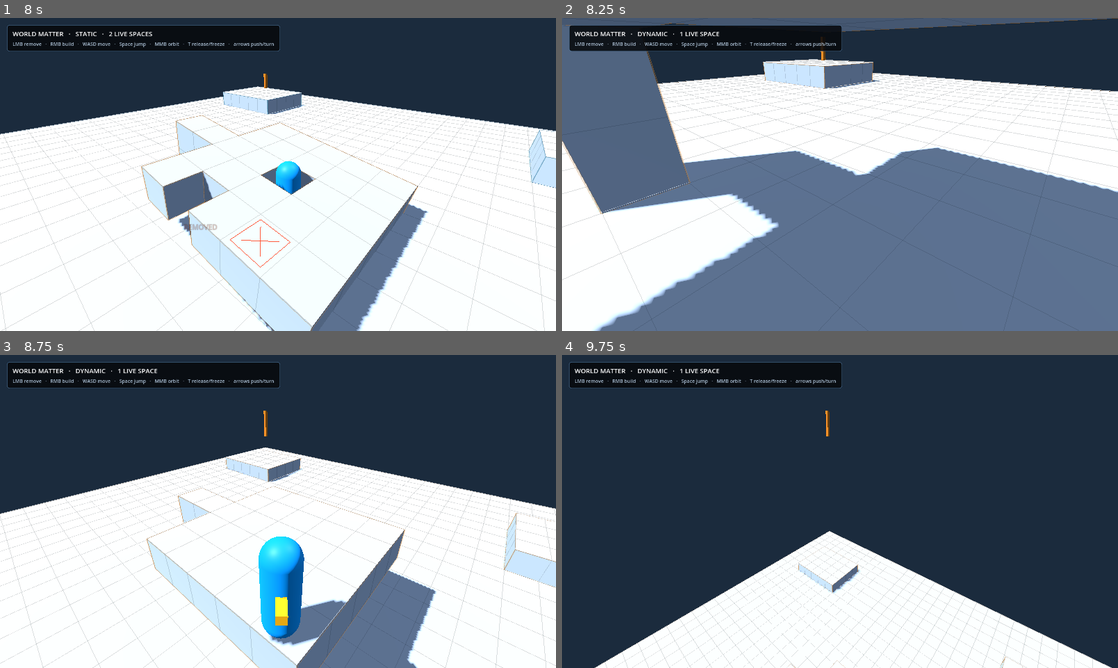
Above: before the commit, frames 1-4 (two rows, left to right).
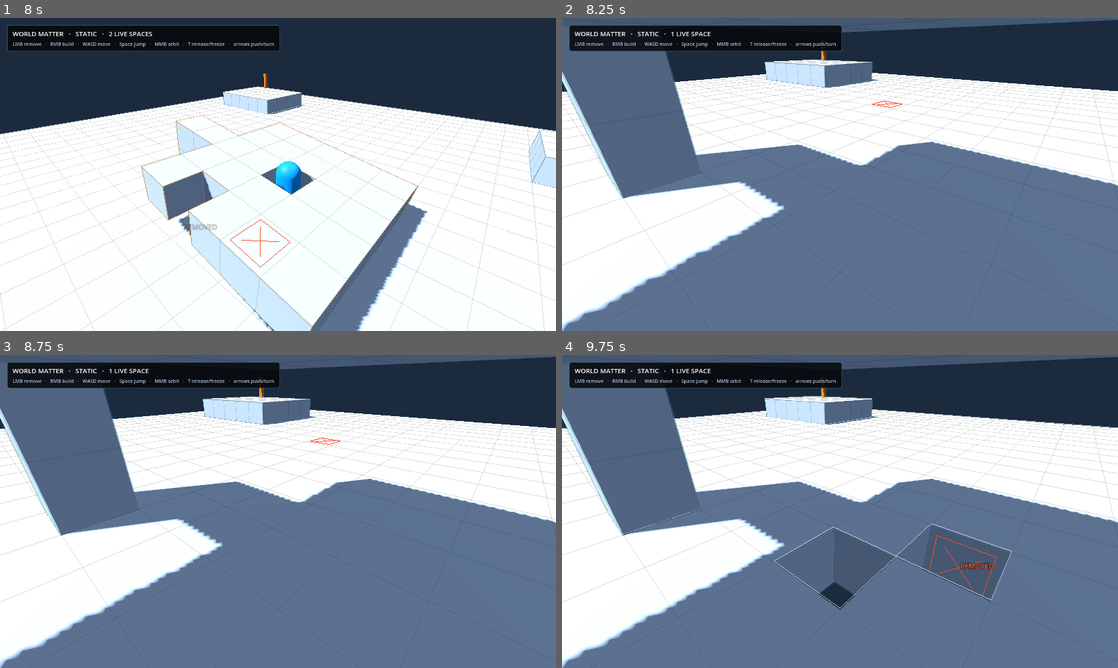
Above: after the commit, the same moments.

Repository: Jozzpoly/FrameMatter-Lab
Game: Godot game, scene res://p1/recovery_main.tscn
The game is run twice, just before and just after one commit, with the same random seed, the same clock (stepped at 60 frames per second) and the same inputs.
Inputs (mouse positions are in pixels of both pictures, inside the frame that each line leads up to):
- Up to frame 1 (8 s): tap Enter at 0.5 s; move the mouse to (400, 158) at 0.52 s; press the mouse at (400, 158) at 0.53 s; hold D (p1_move_right) 0.53-1.25 s; tap Space (p1_jump) at 0.77, 3.77, 6.77 s; release the mouse at (400, 158) at 1.25 s; drag from (166, 190) to (250, 237) at 1.27 s; tap R (p1_reset) at 2, 4.25 s; move the mouse to (333, 105) at 2.02 s; hold D (p1_move_right) 2.03-2.75 s; hold K (p1_recover) 2.03-2.75 s; tap Home (p1_camera_reset) at 2.75, 6.5 s; drag from (250, 237) to (111, 127) at 2.77 s; move the mouse to (444, 221) at 3.52 s; hold A (p1_move_left) 3.53-4.25 s; tap F at 3.6 s; drag from (111, 127) to (194, 96) at 4.27 s; move the mouse to (305, 174) at 5.02 s; hold S (p1_move_back) 5.03-5.75 s; tap C at 5.1 s; click (305, 174) at 5.17 s; drag from (194, 96) to (166, 190) at 5.77 s; move the mouse to (400, 158) at 6.52 s; hold W (p1_move_forward) 6.53-7.25 s; hold E (p1_edit_toggle) 6.53-7.25 s; drag from (166, 190) to (250, 237) at 7.27 s
- Up to frame 2 (8.25 s): tap R (p1_reset) at 8 s; move the mouse to (895, 105) at 8.02 s; hold S (p1_move_back) from 8.03 s (still down); hold T (p1_space_toggle) from 8.03 s (still down)
- Up to frame 3 (8.75 s): keep holding S (p1_move_back); keep holding T (p1_space_toggle)
- Up to frame 4 (9.75 s): release S (p1_move_back) at 8.75 s; release T (p1_space_toggle) at 8.75 s; drag from (812, 574) to (673, 464) at 8.77 s; move the mouse to (1006, 558) at 9.52 s; hold W (p1_move_forward) from 9.53 s (still down); tap M at 9.6 s; click (1006, 558) at 9.67 s

Frame 1 is identical in both runs. In frame 2, 14% of the frame differs, in the area x 0-100%, y 0-100%; in frame 3, 68%; in frame 4, 86%.
Error in both runs: Invalid call. Nonexistent function 'get_global_transform_interpolated' in base 'Node3D (SpaceQueryCharacter)'. (res://p1/camera_rig.gd:113)

Commit message:
Scope rigid controls to detached recovery Matter

Diff:
--- a/p1/recovery_main.gd
+++ b/p1/recovery_main.gd
@@ -132,6 +132,27 @@
 	return super._find_safe_spawn_local(space)
 
 
+func _toggle_focused_space_state() -> bool:
+	if _focus_space == _recovery_world_space:
+		_last_event = "world Matter stays canonical; detach Matter by editing support"
+		return false
+	return super._toggle_focused_space_state()
+
+
+func _apply_focused_central_impulse(local_impulse: Vector3) -> bool:
+	if _focus_space == _recovery_world_space:
+		_last_event = "world Matter is not a controllable rigid body; detach Matter first"
+		return false
+	return super._apply_focused_central_impulse(local_impulse)
+
+
+func _apply_focused_torque_impulse(local_impulse: Vector3) -> bool:
+	if _focus_space == _recovery_world_space:
+		_last_event = "world Matter is not a controllable rigid body; detach Matter first"
+		return false
+	return super._apply_focused_torque_impulse(local_impulse)
+
+
 func _on_edit_applied(space: LocalMatterSpace, cell: Vector3i, mode: int, split_queued: bool) -> void:
 	super._on_edit_applied(space, cell, mode, split_queued)
 	if mode != P1MatterInteractor.EditMode.REMOVE:
